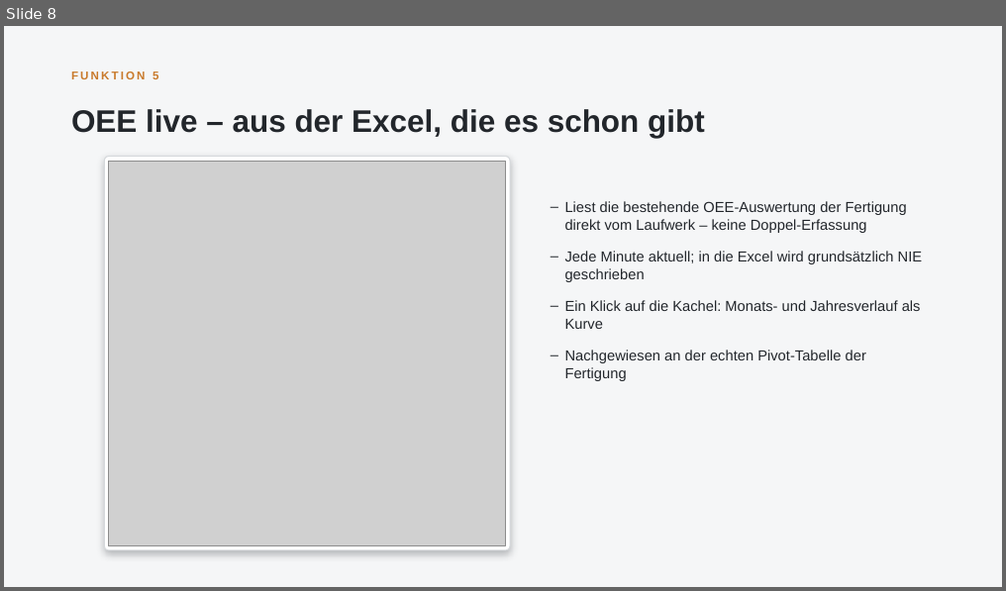
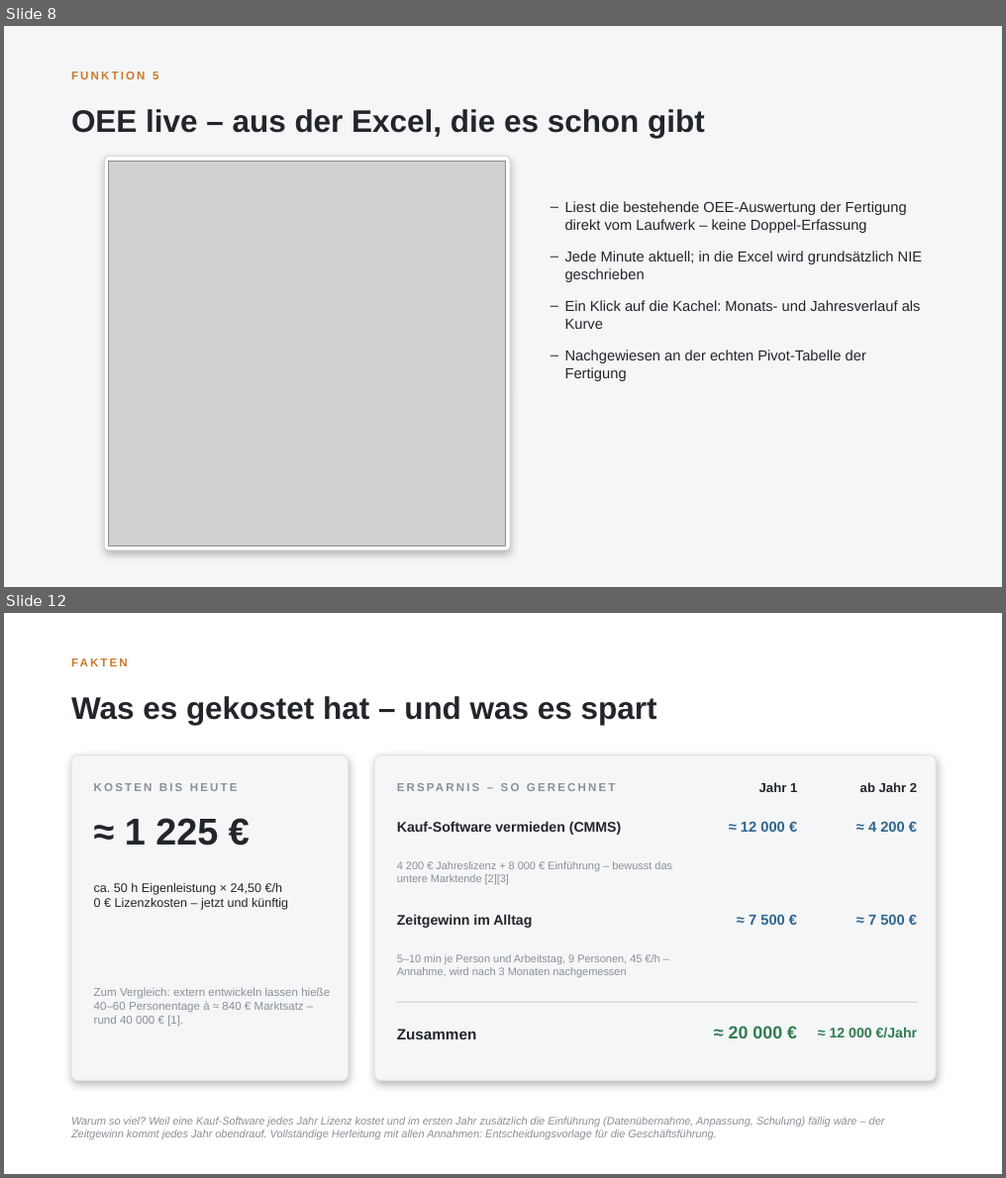
Before and after one commit to ciraciroberto90-debug/WerkstattKalender, a slide deck: doku/Werkstatt-Cockpit-Workshop.pptx. Shown one above the other, each under a label of ours: slide 8 before the commit, slides 8 and 12 after it; the slides between them are not shown. The pictures are 1006x591 and 1006x1178 pixels, drawn with LibreOffice and Linux fonts; fonts in the diff are those of the drawing; grey boxes stand for pictures. Boxes give left, top, right and bottom in pixels: in the first picture for what was removed or moved away, otherwise in the second. Text is boxed around its words. In the diff, an @@ line names an element or a change of style, - is before the commit and + after.

```diff
--- a/doku/Werkstatt-Cockpit-Workshop.pptx
+++ b/doku/Werkstatt-Cockpit-Workshop.pptx
@@ slide 12 added at [4, 613, 1002, 1174], background #FFFFFF @@
@@ text added at [71, 651, 311, 674], 11 pt, text #C97A2B, bold @@
+FAKTEN
@@ text added at [71, 696, 657, 725], 30 pt, text #22262B, bold @@
+Was es gekostet hat – und was es spart
@@ rounded rectangle added at [71, 756, 349, 1081], fill #F5F6F7, outline #E2E4E7 1 pt @@
@@ rounded rectangle added at [374, 756, 936, 1081], fill #F5F6F7, outline #E2E4E7 1 pt @@
@@ text added at [94, 783, 238, 791], 11 pt, text #8A9099, bold @@
+KOSTEN BIS HEUTE
@@ text added at [397, 774, 742, 800], 11 pt, text #8A9099, bold @@
+ERSPARNIS – SO GERECHNET
@@ text added at [759, 782, 797, 792], 12.5 pt, text #22262B, bold @@
+Jahr 1
@@ text added at [860, 782, 917, 792], 12.5 pt, text #22262B, bold @@
+ab Jahr 2
@@ text added at [125, 818, 218, 846], 36 pt, text #22262B, bold @@
+≈ 1 225 €
@@ text added at [397, 821, 621, 835], 13.5 pt, text #22262B, bold @@
+Kauf-Software vermieden (CMMS)
@@ text added at [741, 821, 785, 832], 14 pt, text #2F6690, bold @@
+≈ 12 000 €
@@ text added at [868, 821, 905, 832], 14 pt, text #2F6690, bold @@
+≈ 4 200 €
@@ text added at [397, 861, 672, 884], 10.5 pt, text #8A9099 @@
+4 200 € Jahreslizenz + 8 000 € Einführung – bewusst das untere Marktende [2][3]
@@ text added at [94, 883, 288, 910], 12 pt, text #22262B @@
+ca. 50 h Eigenleistung × 24,50 €/h
+0 € Lizenzkosten – jetzt und künftig
@@ text added at [397, 914, 532, 928], 13.5 pt, text #22262B, bold @@
+Zeitgewinn im Alltag
@@ text added at [748, 915, 785, 925], 14 pt, text #2F6690, bold @@
+≈ 7 500 €
@@ text added at [868, 915, 905, 925], 14 pt, text #2F6690, bold @@
+≈ 7 500 €
@@ text added at [397, 955, 659, 977], 10.5 pt, text #8A9099 @@
+5–10 min je Person und Arbeitstag, 9 Personen, 45 €/h – Annahme, wird nach 3 Monaten nachgemessen
@@ text added at [94, 988, 330, 1027], 11 pt, text #8A9099 @@
+Zum Vergleich: extern entwickeln lassen hieße 40–60 Personentage à ≈ 840 € Marktsatz – rund 40 000 € [1].
@@ line added from (397, 1002) to (918, 1002), #C9CDD2 1 pt @@
@@ text added at [729, 1026, 782, 1039], 17 pt, text #2F7D4F, bold @@
+≈ 20 000 €
@@ text added at [830, 1027, 918, 1039], 13.5 pt, text #2F7D4F, bold @@
+≈ 12 000 €/Jahr
@@ text added at [397, 1029, 476, 1040], 14.5 pt, text #22262B, bold @@
+Zusammen
@@ text added at [71, 1117, 885, 1140], 10.5 pt, text #8A9099, italic @@
+Warum so viel? Weil eine Kauf-Software jedes Jahr Lizenz kostet und im ersten Jahr zusätzlich die Einführung (Datenübernahme, Anpassung, Schulung) fällig wäre – der Zeitgewinn kommt jedes Jahr obendrauf. Vollständige Herleitung mit allen Annahmen: Entscheidungsvorlage für die Geschäftsführung.
```
Also in this commit, not shown: 4 slides changed, 1 other slide added, 1 slide removed, 2 other files.
